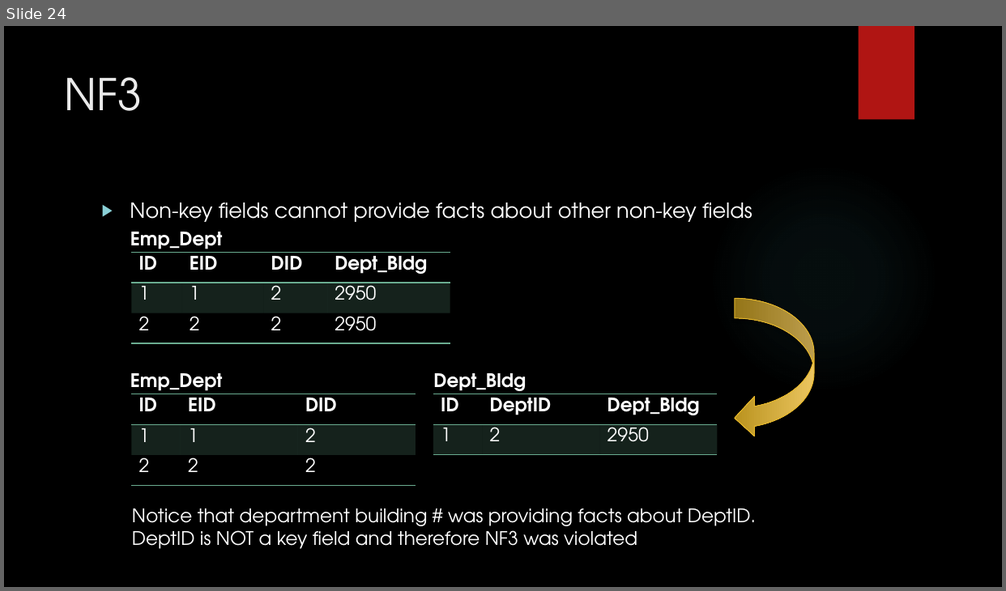
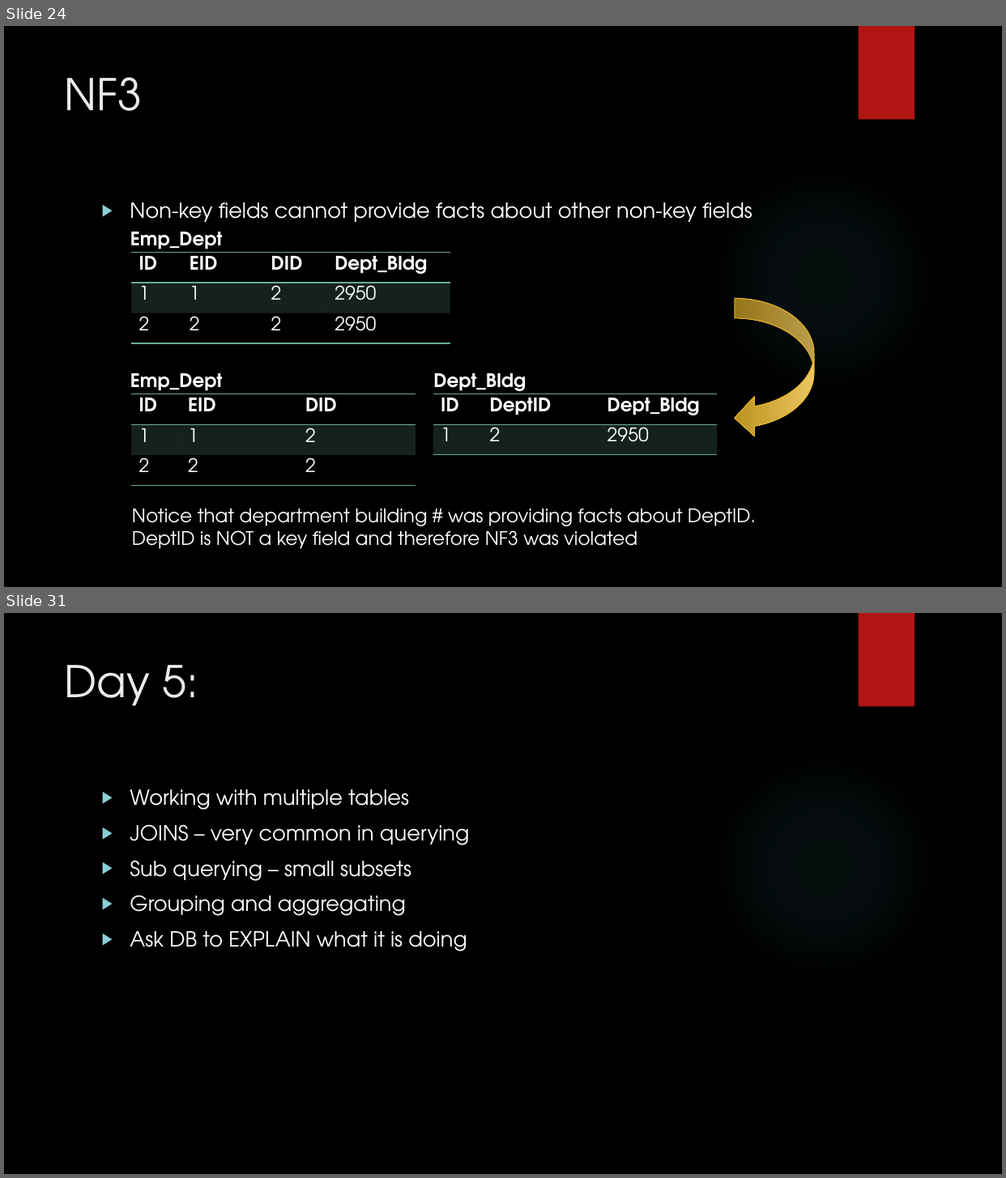
Before and after one commit to zedfoxus/database-bootcamp, a slide deck: Presentation/Database-Bootcamp-Presentation.pptx. Shown one above the other, each under a label of ours: slide 24 before the commit, slides 24 and 31 after it; the slides between them are not shown. The pictures are 1006x591 and 1006x1178 pixels, drawn with LibreOffice and Linux fonts; fonts in the diff are those of the drawing; background and template pictures are left out. Boxes give left, top, right and bottom in pixels: in the first picture for what was removed or moved away, otherwise in the second. Text is boxed around its words. In the diff, an @@ line names an element or a change of style, - is before the commit and + after.

```diff
--- a/Presentation/Database-Bootcamp-Presentation.pptx
+++ b/Presentation/Database-Bootcamp-Presentation.pptx
@@ slide 31 added at (4,613,1002,1174), background picture (left out); not listed: 2 template elements that a slide beside it also shows @@
@@ title added at (65,665,198,706), 42 pt, text #EBEBEB @@
+Day 5:
@@ text added at (130,790,470,952), 20 pt, text #FFFFFF @@
+▶ Working with multiple tables
+▶ JOINS – very common in querying
+▶ Sub querying – small subsets
+▶ Grouping and aggregating
+▶ Ask DB to EXPLAIN what it is doing
```
Also in this commit, not shown: 8 other slides added.
